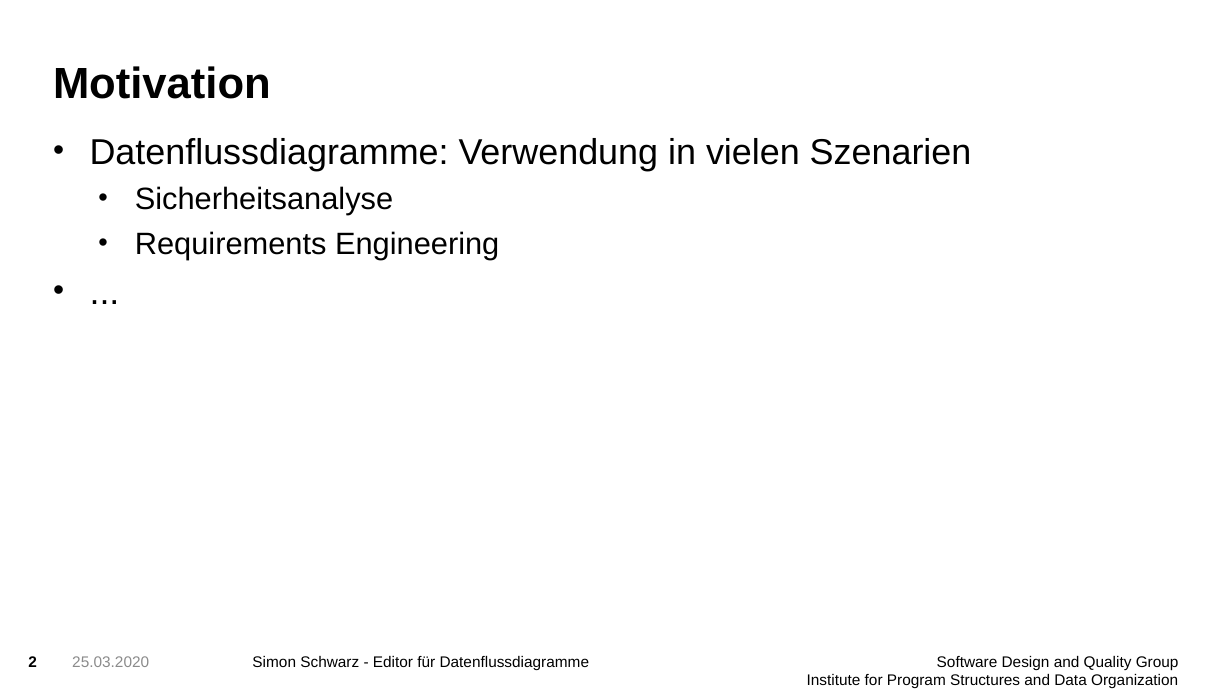
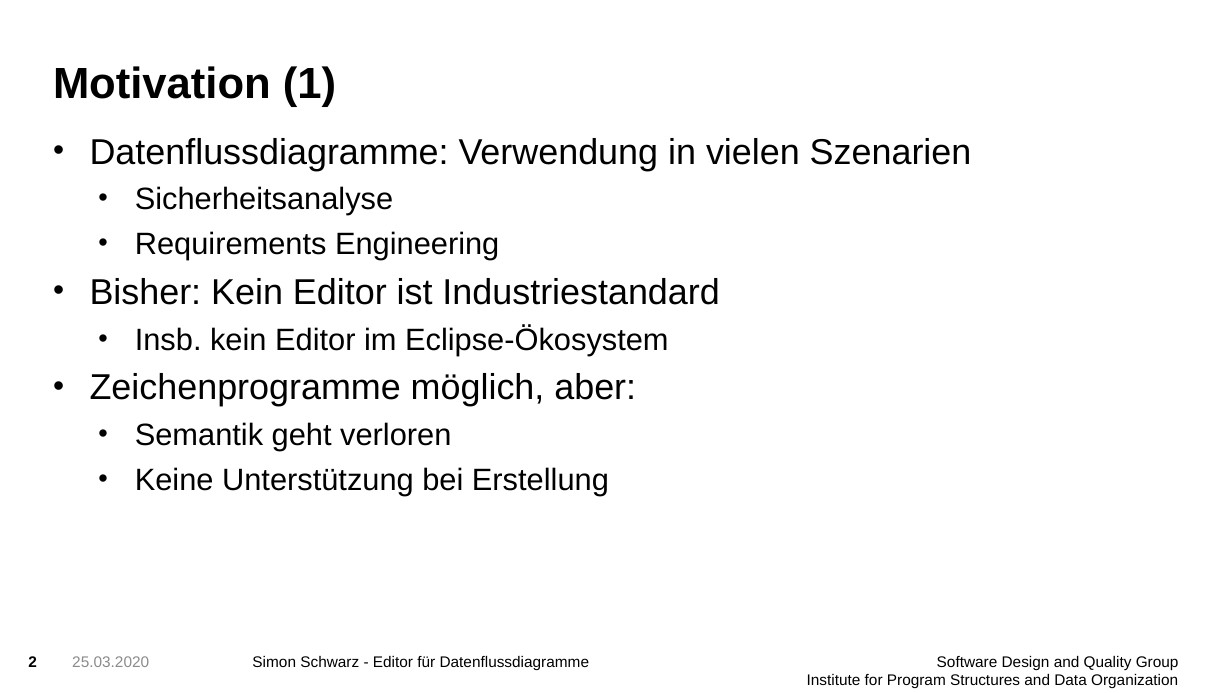
Before and after one commit to FluidTrust/Palladio-Supporting-DataFlowDiagram, a slide deck: slide 2 of presentation/presentation1.pptx. Drawn at 1232x693 pixels with LibreOffice and Linux fonts; fonts in the diff are those of the drawing; background and template pictures are left out. Boxes give left, top, right and bottom in pixels: in the first picture for what was removed or moved away, otherwise in the second. Text is boxed around its words. In the diff, an @@ line names an element or a change of style, - is before the commit and + after.

```diff
--- a/presentation/presentation1.pptx
+++ b/presentation/presentation1.pptx
@@ title at [53, 66, 336, 107]: text changed @@
-Motivation
+Motivation (1)
@@ text at [90, 278, 719, 495]: text changed; size 28 to 24 pt @@
-• ...
+• Bisher: Kein Editor ist Industriestandard
+  • Insb. kein Editor im Eclipse-Ökosystem
+• Zeichenprogramme möglich, aber:
+  • Semantik geht verloren
+  • Keine Unterstützung bei Erstellung
```
Also in this commit, not shown: 13 other slides changed, 3 slides added, 2 slides removed, 6 other files.
